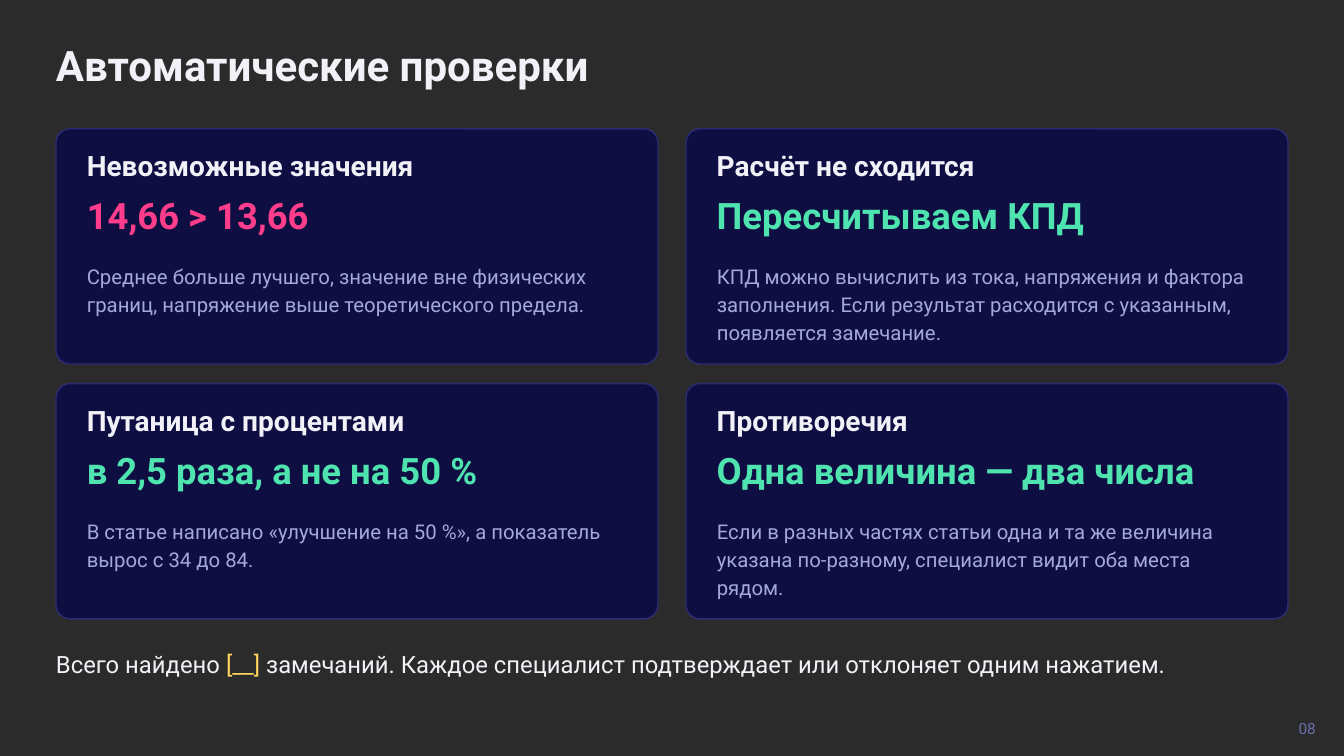
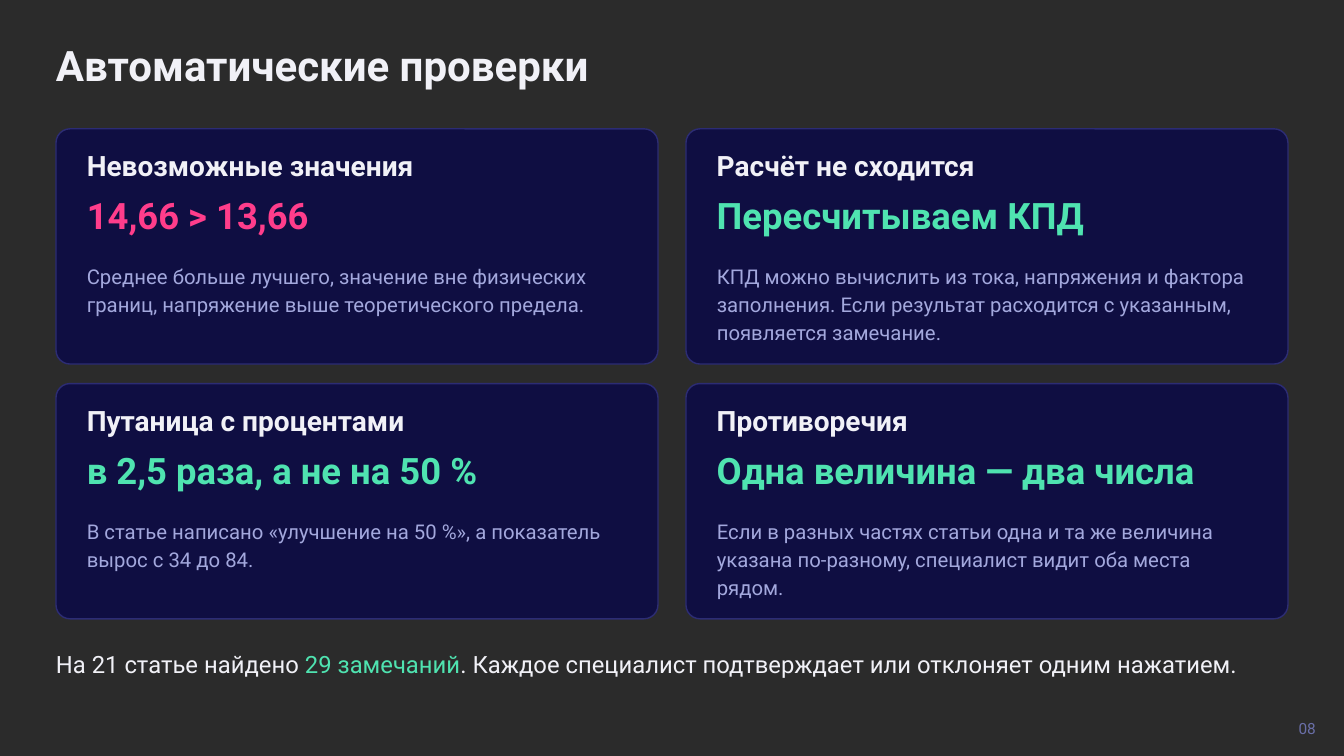
Before and after one commit to TawerkaQQ/cybergarden_xx_vinity, a slide deck: slide 8 of presentation/presentation.pptx. Drawn at 1344x756 pixels with LibreOffice and Linux fonts; fonts in the diff are those of the drawing; background and template pictures are left out; a plain dark background stands for a picture behind light text. Boxes give left, top, right and bottom in pixels: in the first picture for what was removed or moved away, otherwise in the second. Text is boxed around its words. In the diff, an @@ line names an element or a change of style, - is before the commit and + after.

```diff
--- a/presentation/presentation.pptx
+++ b/presentation/presentation.pptx
@@ text at bbox=[56, 656, 1237, 678]: text changed @@
-Всего найдено [__] замечаний. Каждое специалист подтверждает или отклоняет одним нажатием.
+На 21 статье найдено 29 замечаний. Каждое специалист подтверждает или отклоняет одним нажатием.
```
Also in this commit, not shown: 5 other slides changed, 2 slides added, 2 slides removed.
